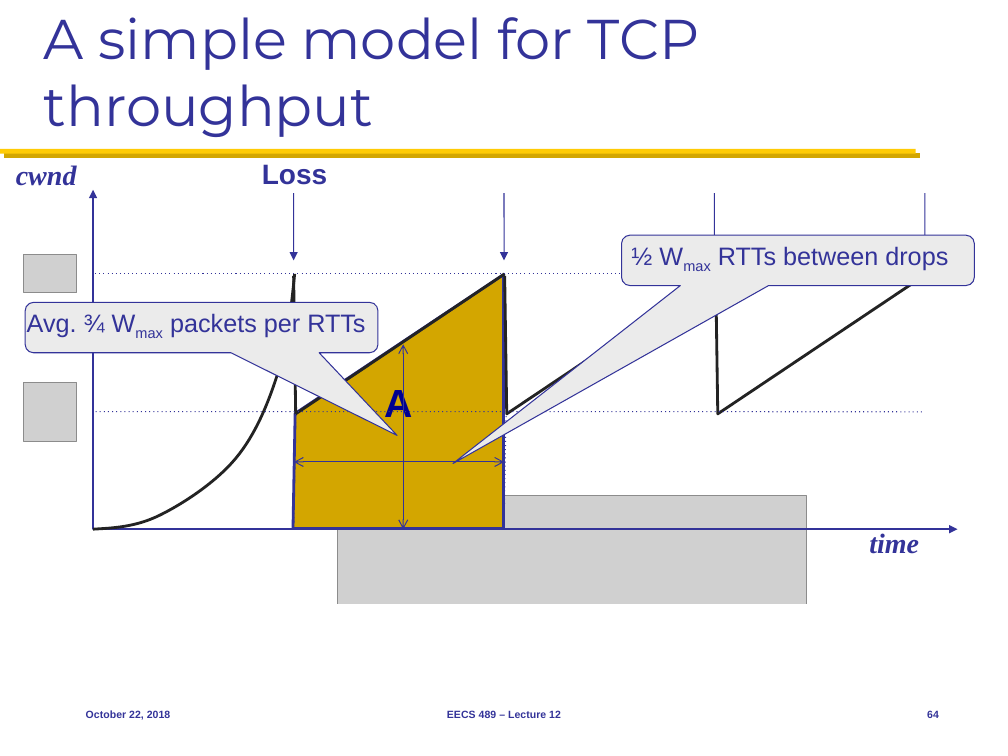
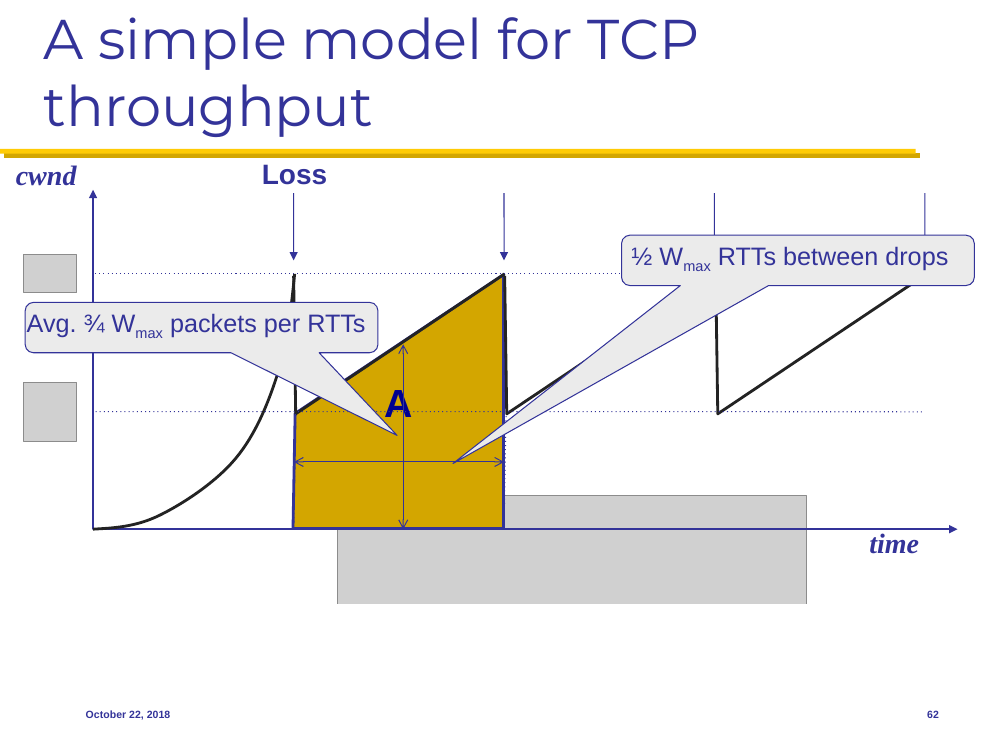
Before and after one commit to mosharaf/eecs489, a slide deck: slide 62 of Slides/102218.pptx (slide 64 before the commit). Drawn at 1008x756 pixels with LibreOffice and Linux fonts; fonts in the diff are those of the drawing; grey boxes stand for pictures. Boxes give left, top, right and bottom in pixels: in the first picture for what was removed or moved away, otherwise in the second. Text is boxed around its words. In the diff, an @@ line names an element or a change of style, - is before the commit and + after.

```diff
--- a/Slides/102218.pptx
+++ b/Slides/102218.pptx
@@ text removed at box(447, 710, 561, 718) @@
-EECS 489 – Lecture 12
@@ page number at box(927, 711, 939, 718): text changed @@
-64
+62
```
Also in this commit, not shown: 2 other slides changed, 1 slide added, 3 slides removed.
